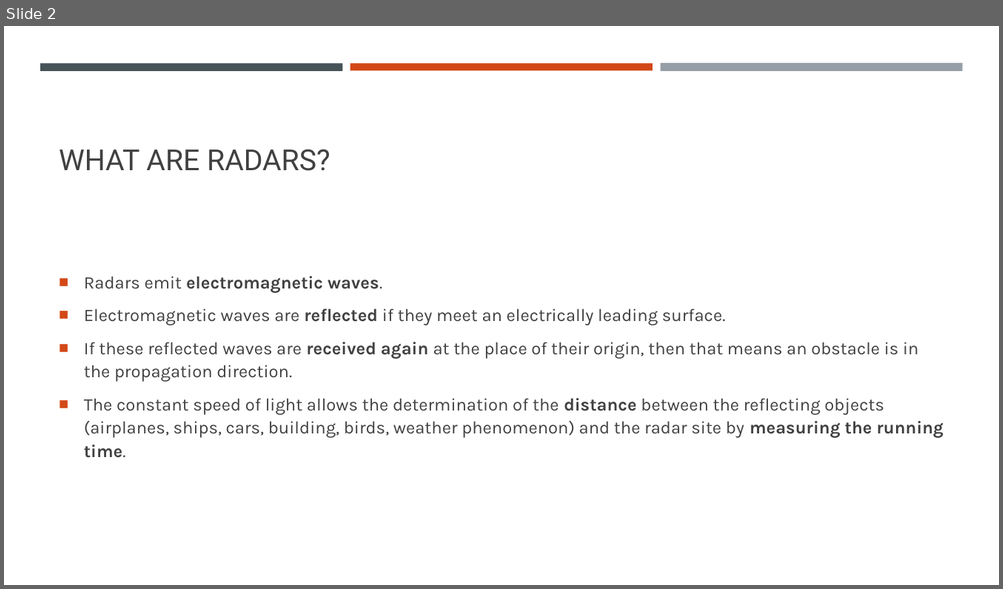
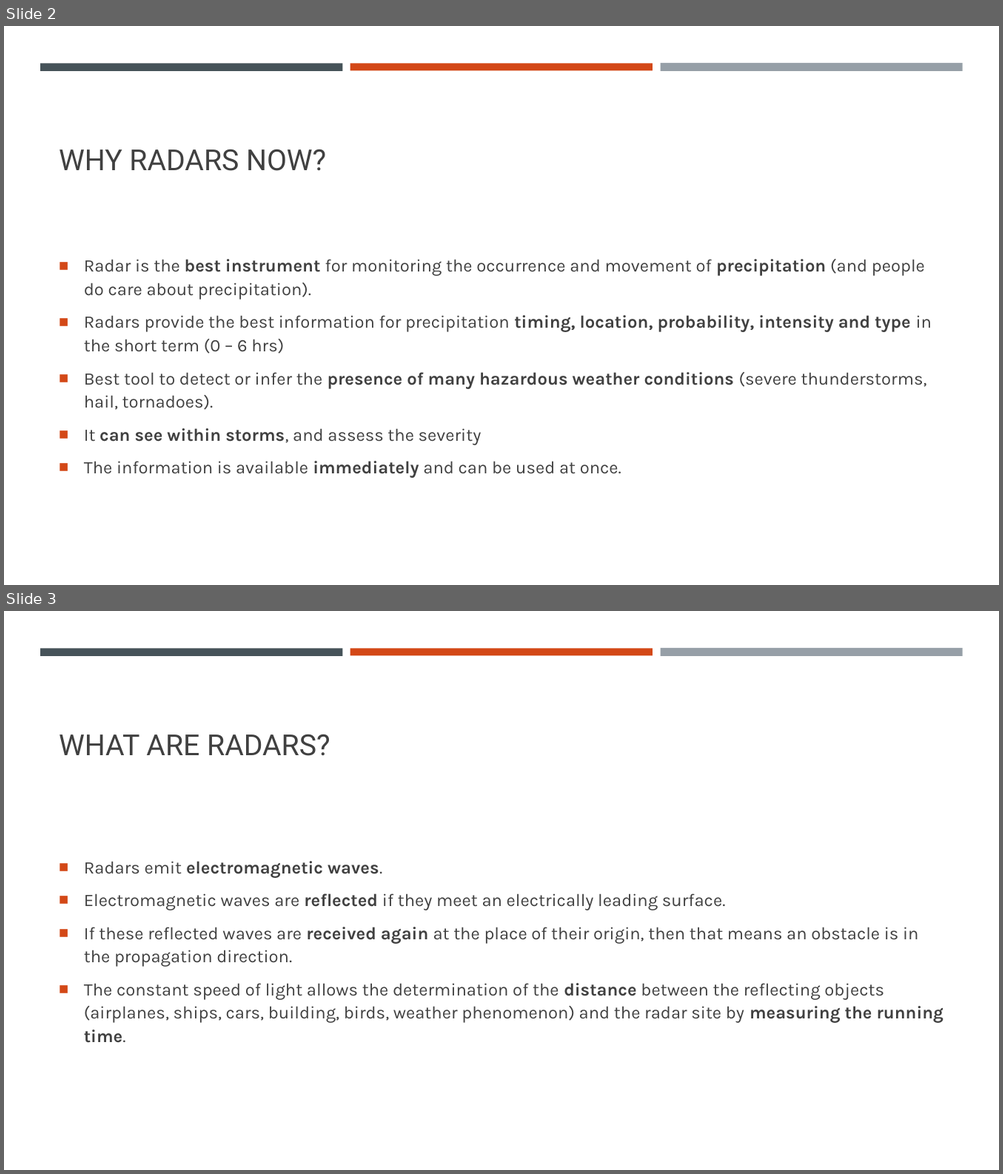
Before and after one commit to vlouf/ICSHMO_2022, a slide deck: 01 - Introduction/Part 1 - Radar general concepts.pptx. Shown one above the other, each under a label of ours: slide 2 before the commit, slides 2 and 3 after it. The pictures are 1003x589 and 1003x1174 pixels, drawn with LibreOffice and Linux fonts; fonts in the diff are those of the drawing. Boxes give left, top, right and bottom in pixels: in the first picture for what was removed or moved away, otherwise in the second. Text is boxed around its words. In the diff, an @@ line names an element or a change of style, - is before the commit and + after.

```diff
--- a/01 - Introduction/Part 1 - Radar general concepts.pptx
+++ b/01 - Introduction/Part 1 - Radar general concepts.pptx
@@ slide 2 added at box(4, 26, 999, 585), background #FFFFFF; not listed: 3 template elements that a slide beside it also shows @@
@@ title added at box(59, 149, 326, 171), 28 pt, text #404040 @@
+WHY RADARS NOW?
@@ text added at box(84, 259, 931, 478), 17 pt, text #404040 @@
+■ Radar is the best instrument for monitoring the occurrence and movement of precipitation (and people do care about precipitation).
+■ Radars provide the best information for precipitation timing, location, probability, intensity and type in the short term (0 – 6 hrs)
+■ Best tool to detect or infer the presence of many hazardous weather conditions (severe thunderstorms, hail, tornadoes).
+■ It can see within storms, and assess the severity
+■ The information is available immediately and can be used at once.
@@ what was slide 2 is now slide 3 @@
```
Also in this commit, not shown: 3 slides changed, 2 other slides added, 3 other files.
